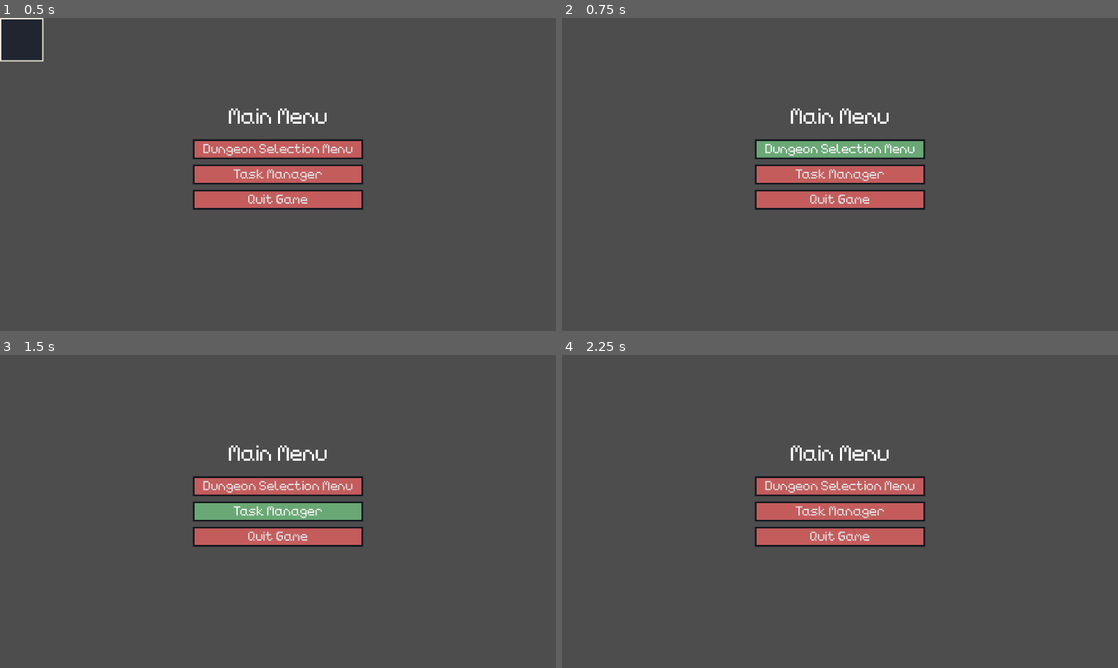
Above: before the commit, frames 1-4 (two rows, left to right).
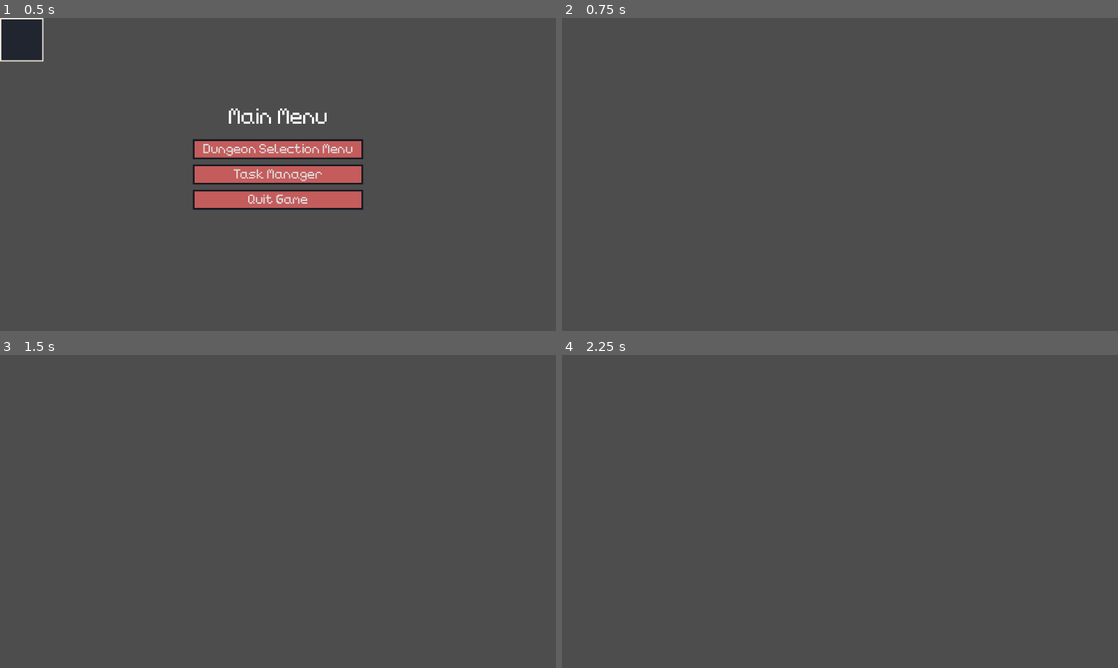
Above: after the commit, the same moments.

Repository: TheHumanMRP/RPG-Life-Tracker
Game: Godot game, scene res://Folders/Systems/Main/Scenes/main_scene.tscn
Two runs of this game, one before a commit and one after it. Both use one fixed random seed, a clock stepped at 60 frames per second and the inputs below. The engine's default icon, where the game draws it, is replaced by a stand-in: a white triangle on a blue panel in a dark square.
Inputs (mouse positions are in pixels of both pictures, inside the frame that each line leads up to):
- Up to frame 1 (0.5 s): no input
- Up to frame 2 (0.75 s): click "Dungeon Selection Menu" at 0.5 s
- Up to frame 3 (1.5 s): click (278, 511) at 1.25 s, where only the run before the commit has a clickable "Task Manager"
- Up to frame 4 (2.25 s): tap Enter at 2 s; move the mouse to (962, 495) at 2.02 s; hold D (move_right) from 2.03 s (still down); tap T (add_test_sword) at 2.1 s; click (962, 495) at 2.17 s

Frame 1 is identical in both runs. In frame 2, 6.2% of the frame differs, in the area x 34-66%, y 28-62%; in frame 3, 6.2%; in frame 4, 6.2%.
Error before the commit: Parse Error: Expected end of statement after expression, found ".." instead. (res://Folders/Systems/Main/Scripts/main_menu.gd:26)
Error after the commit: Invalid access to property or key 'main_node' on a base object of type 'Node (global.gd)'. (res://Folders/Systems/Dungeon_Related/Scripts/dungeon_selection_men…

Commit message:
Auto commit at 2026-09-24 00:28:20

Diff:
--- a/Folders/Systems/Main/Scripts/main_menu.gd
+++ b/Folders/Systems/Main/Scripts/main_menu.gd
@@ -20,10 +20,10 @@
 	quit_game_button.pressed.connect(_on_quit_game_button_pressed)
 
 func _on_dungeon_selection_menu_button_pressed() -> void:
-	Global.main_scene.switch_to_scene(self, Constants.PATH_TO_DUNGEON_SELECTION_MENU, true)
+	SignalBus.switch_scene.emit(self, Constants.PATH_TO_DUNGEON_SELECTION_MENU, true)
 
 func _on_task_manager_button_pressed() -> void:
-	Global..switch_to_scene(self, Constants.PATH_TO_TASK_MANAGER, true)
+	SignalBus.switch_scene.emit(self, Constants.PATH_TO_TASK_MANAGER, true)
 
 func _on_quit_game_button_pressed() -> void:
 	SignalBus.quit_game.emit()
--- a/Folders/Systems/Main/Scripts/main_scene.gd
+++ b/Folders/Systems/Main/Scripts/main_scene.gd
@@ -7,9 +7,9 @@
 	self.add_to_group("main_scene")
 
 func _ready() -> void:
-	SignalBus.switch_scene.connect(switch_to_scene)
+	SignalBus.switch_scene.connect(switch_scenes)
 
-func switch_to_scene(caller: Node, new_scene_path: String, clear_all_children: bool = false) -> void:
+func switch_scenes(caller: Node, new_scene_path: String, clear_all_children: bool = false) -> void:
 	if clear_all_children:
 		clear_all_children()
 
